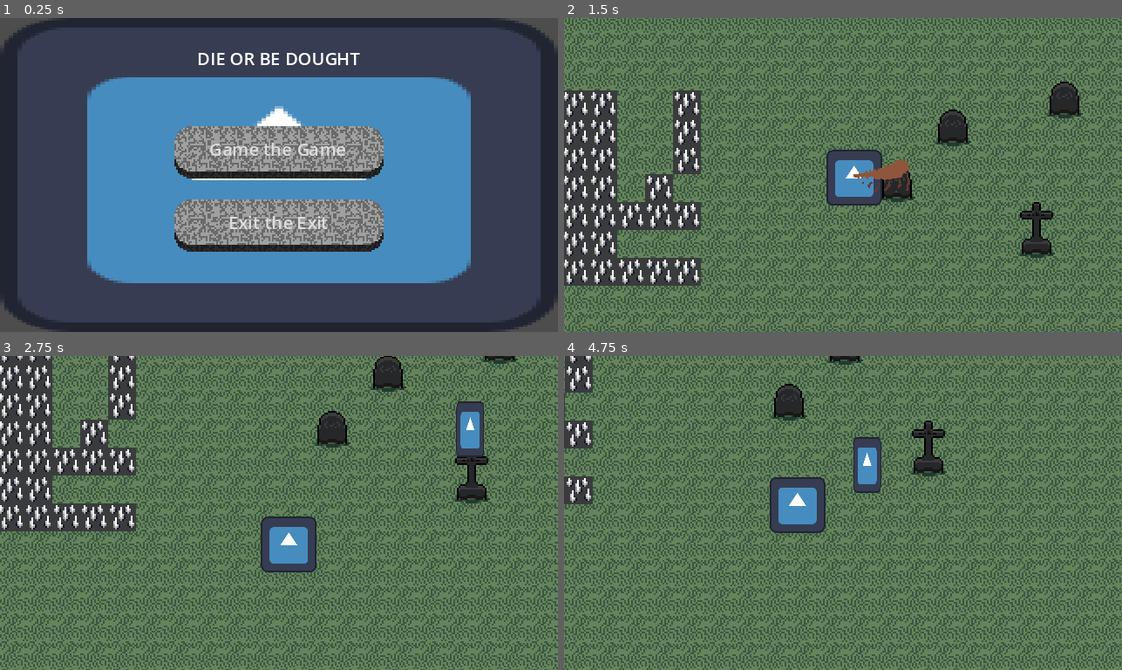
Above: before the commit, frames 1-4 (two rows, left to right).
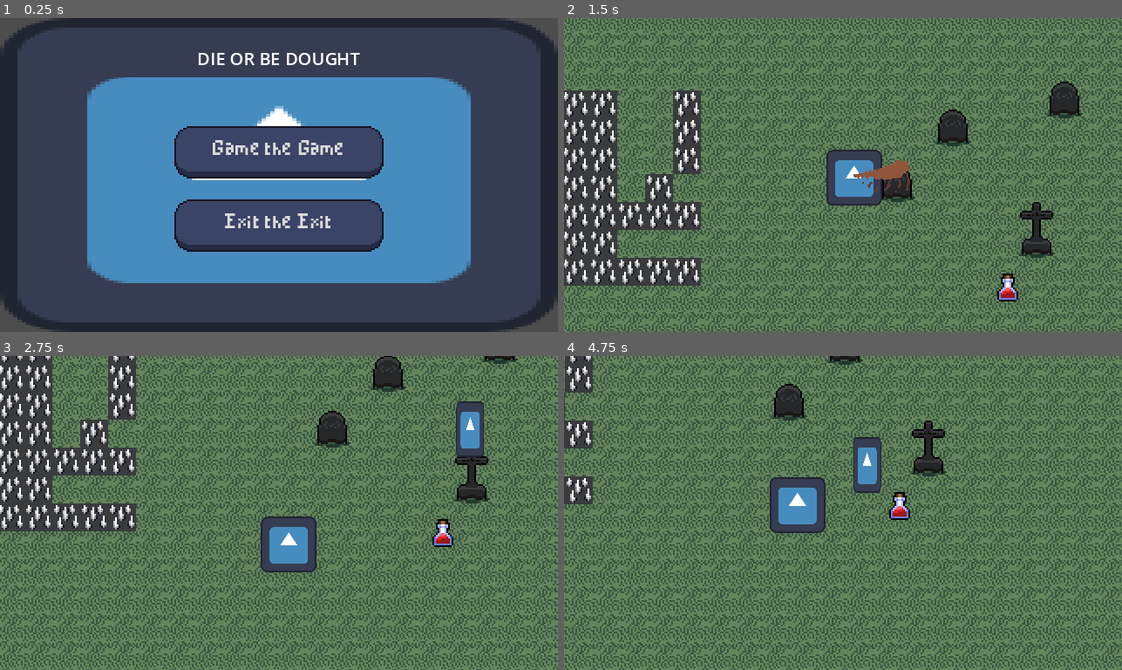
Above: after the commit, the same moments.

Repository: KxUgh/48h-game-jam-game
Game: Godot game, scene res://scenes/main_menu.tscn
Same seed, same stepped clock (60 frames per second), same inputs: the game is played once before the commit and once after it. The engine's default icon, where the game draws it, is replaced by a stand-in: a white triangle on a blue panel in a dark square.
Inputs (mouse positions are in pixels of both pictures, inside the frame that each line leads up to):
- Up to frame 1 (0.25 s): no input
- Up to frame 2 (1.5 s): click "Game the Game" at 0.5 s; move the mouse to (965, 159) at 1.27 s; hold D (right) from 1.28 s (still down); click (965, 159) at 1.35 s
- Up to frame 3 (2.75 s): move the mouse to (167, 528) at 2.02 s; release D (right) at 2.03 s; hold S (down) from 2.03 s (still down); click (167, 528) at 2.1 s
- Up to frame 4 (4.75 s): move the mouse to (898, 443) at 2.77 s; release S (down) at 2.78 s; hold D (right) 2.78-3.53 s; click (898, 443) at 2.85 s; move the mouse to (815, 575) at 3.52 s; hold W (up) 3.53-4.28 s; click (815, 575) at 3.6 s; move the mouse to (1010, 560) at 4.27 s; hold A (left) from 4.28 s (still down); click (1010, 560) at 4.35 s

The runs differ from the first frame. In frame 1, 12% of the frame differs, in the area x 31-69%, y 34-74%; in frame 2, 0.2%; in frame 3, 0.2%; in frame 4, 0.2%.

Commit message:
Merge branch 'main' into feature-spikes

Diff:
--- a/assets/theme.tres
+++ b/assets/theme.tres
@@ -1,5 +1,6 @@
-[gd_resource type="Theme" load_steps=7 format=3 uid="uid://btae84e240kr"]
+[gd_resource type="Theme" load_steps=8 format=3 uid="uid://btae84e240kr"]
 
+[ext_resource type="FontFile" uid="uid://dyttyifsuc25x" path="res://assets/MinimalPixel v2.ttf" id="1_1dxml"]
 [ext_resource type="Texture2D" uid="uid://cre26lhu61w2f" path="res://assets/button.png" id="1_v4dkn"]
 [ext_resource type="Texture2D" uid="uid://bdno5by44xgen" path="res://assets/button_pressed.png" id="2_pqc3d"]
 
@@ -49,6 +50,7 @@
 Button/colors/font_hover_color = Color(1, 1, 1, 1)
 Button/colors/font_pressed_color = Color(1, 1, 1, 1)
 Button/font_sizes/font_size = 5
+Button/fonts/font = ExtResource("1_1dxml")
 Button/styles/focus = SubResource("StyleBoxEmpty_88muj")
 Button/styles/hover = SubResource("StyleBoxTexture_67m2n")
 Button/styles/normal = SubResource("StyleBoxTexture_itwls")
--- a/project.godot
+++ b/project.godot
@@ -57,9 +57,9 @@
 
 [layer_names]
 
-2d_render/layer_1="environment"
-2d_render/layer_2="players"
-2d_render/layer_3="enemies"
+2d_physics/layer_1="environment"
+2d_physics/layer_2="player"
+2d_physics/layer_3="enemies"
 
 [rendering]
 
--- a/scenes/caveman.tscn
+++ b/scenes/caveman.tscn
@@ -10,6 +10,8 @@
 height = 32.0
 
 [node name="Caveman" type="CharacterBody2D" node_paths=PackedStringArray("nav_agent", "nav_timer", "club")]
+collision_layer = 4
+collision_mask = 3
 motion_mode = 1
 wall_min_slide_angle = 0.0
 script = ExtResource("1_0q23h")
@@ -18,6 +20,7 @@
 club = NodePath("Sword")
 attack_cooldown = 2.0
 speed = 50.0
+max_health = 10.0
 
 [node name="CollisionShape2D" type="CollisionShape2D" parent="."]
 shape = SubResource("CapsuleShape2D_ttnv6")
@@ -35,3 +38,4 @@
 [node name="Sword" parent="." node_paths=PackedStringArray("weapon_owner") instance=ExtResource("3_nvu0n")]
 slash = ExtResource("4_ik4oq")
 weapon_owner = NodePath("..")
+damage = 2.0
--- /dev/null
+++ b/scenes/health_pickup.tscn
@@ -0,0 +1,21 @@
+[gd_scene load_steps=5 format=3 uid="uid://bq7oyaqns0ca5"]
+
+[ext_resource type="Script" path="res://scripts/health_pickup.gd" id="1_mvxrq"]
+[ext_resource type="Texture2D" uid="uid://cnm1e6wqfb252" path="res://assets/item_atlas.png" id="2_h6i7v"]
+
+[sub_resource type="CircleShape2D" id="CircleShape2D_pmllq"]
+
+[sub_resource type="AtlasTexture" id="AtlasTexture_uvno3"]
+atlas = ExtResource("2_h6i7v")
+region = Rect2(80, 240, 16, 16)
+
+[node name="HealthPickup" type="Area2D"]
+collision_mask = 2
+script = ExtResource("1_mvxrq")
+heal_amount = 5.0
+
+[node name="CollisionShape2D" type="CollisionShape2D" parent="."]
+shape = SubResource("CircleShape2D_pmllq")
+
+[node name="Sprite2D" type="Sprite2D" parent="."]
+texture = SubResource("AtlasTexture_uvno3")
--- a/scenes/main.tscn
+++ b/scenes/main.tscn
@@ -6,6 +6,7 @@
 [ext_resource type="Script" path="res://scripts/camera.gd" id="2_y1ld6"]
 [ext_resource type="PackedScene" uid="uid://bl4jgjvpbyvha" path="res://scenes/spikes.tscn" id="3_pkbf4"]
 [ext_resource type="PackedScene" uid="uid://by2vub21vtxyo" path="res://scenes/player.tscn" id="3_t447v"]
+[ext_resource type="PackedScene" path="res://scenes/health_pickup.tscn" id="5_u1lpl"]
 
 [sub_resource type="NavigationPolygon" id="NavigationPolygon_ulspu"]
 vertices = PackedVector2Array(8, 8, -8, 8, -8, -8, 8, -8)
@@ -2014,3 +2015,6 @@
 [node name="Caveman" parent="." instance=ExtResource("2_to06s")]
 position = Vector2(110, 0)
 attack_cooldown = 0.0
+
+[node name="HealthPickup" parent="." instance=ExtResource("5_u1lpl")]
+position = Vector2(0, 65)
--- a/scenes/player.tscn
+++ b/scenes/player.tscn
@@ -10,10 +10,13 @@
 height = 32.0
 
 [node name="Player" type="CharacterBody2D" node_paths=PackedStringArray("sword") groups=["Players"]]
+collision_layer = 2
+collision_mask = 5
 motion_mode = 1
 script = ExtResource("1_8x3jl")
 sword = NodePath("Sword")
 speed = 100.0
+max_health = 10.0
 
 [node name="CollisionShape2D" type="CollisionShape2D" parent="."]
 shape = SubResource("CapsuleShape2D_uqn3e")
@@ -25,3 +28,4 @@
 [node name="Sword" parent="." node_paths=PackedStringArray("weapon_owner") instance=ExtResource("3_d6vd4")]
 slash = ExtResource("4_1v1bj")
 weapon_owner = NodePath("..")
+damage = 2.0
--- a/scripts/caveman.gd
+++ b/scripts/caveman.gd
@@ -19,7 +19,6 @@
 	var next_path_position: Vector2 = nav_agent.get_next_path_position()
 	var direction: Vector2 = position.direction_to(next_path_position)
 
-	print(position.distance_to(target.position))
 	if position.distance_to(target.position) > 40:
 		velocity = direction * speed
 	else:
@@ -39,3 +38,12 @@
 
 func can_attack() -> bool:
 	return since_last_attack > attack_cooldown
+
+func take_damage(damage: float) -> void:
+	health -= damage
+	health = clampf(health,0,max_health)
+	if health == 0:
+		die()
+
+func die() -> void:
+	queue_free()
--- a/scripts/entity.gd
+++ b/scripts/entity.gd
@@ -6,3 +6,6 @@
 
 func take_damage(_damage: float) -> void:
 	pass
+
+func heal(_amount: float) -> void:
+	pass
--- /dev/null
+++ b/scripts/health_pickup.gd
@@ -0,0 +1,13 @@
+extends Area2D
+
+@export var heal_amount: float
+
+func _ready() -> void:
+	body_entered.connect(_on_body_entered)
+
+
+func _on_body_entered(body: Node2D) -> void:
+	if body is Entity:
+		if body.health != body.max_health:
+			body.heal(heal_amount)
+			queue_free()
--- a/scripts/player.gd
+++ b/scripts/player.gd
@@ -18,3 +18,13 @@
 		sword.attack(position,get_global_mouse_position())
 
 	move_and_slide()
+
+func take_damage(damage: float) -> void:
+	health -= damage
+	health = clampf(health,0,max_health)
+	print(health)
+
+func heal(amount: float) -> void:
+	health += amount
+	health = clampf(health,0,max_health)
+	print(health)
Binary file added: assets/MinimalPixel v2.ttf
Not shown, added: assets/MinimalPixel v2.ttf.import
Binary file changed: assets/button.png
Binary file changed: assets/button_pressed.png
Binary file added: assets/item_atlas.png
Not shown, added: assets/item_atlas.png.import
Not shown: 1 places in scenes/main.tscn that only renumber resources
